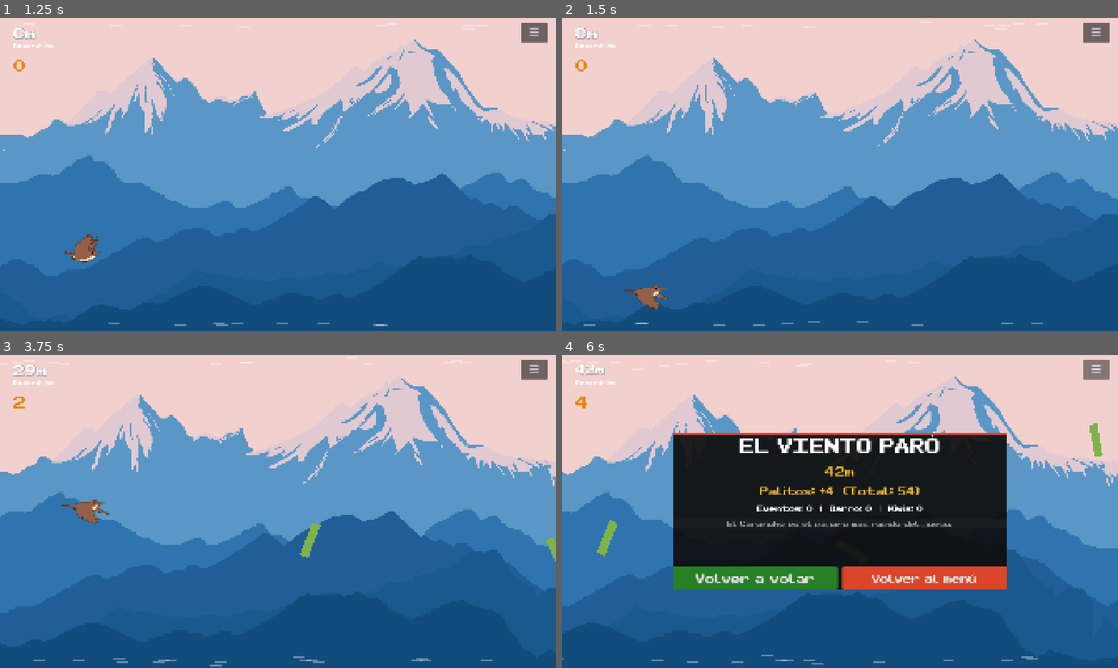
Above: before the commit, frames 1-4 (two rows, left to right).
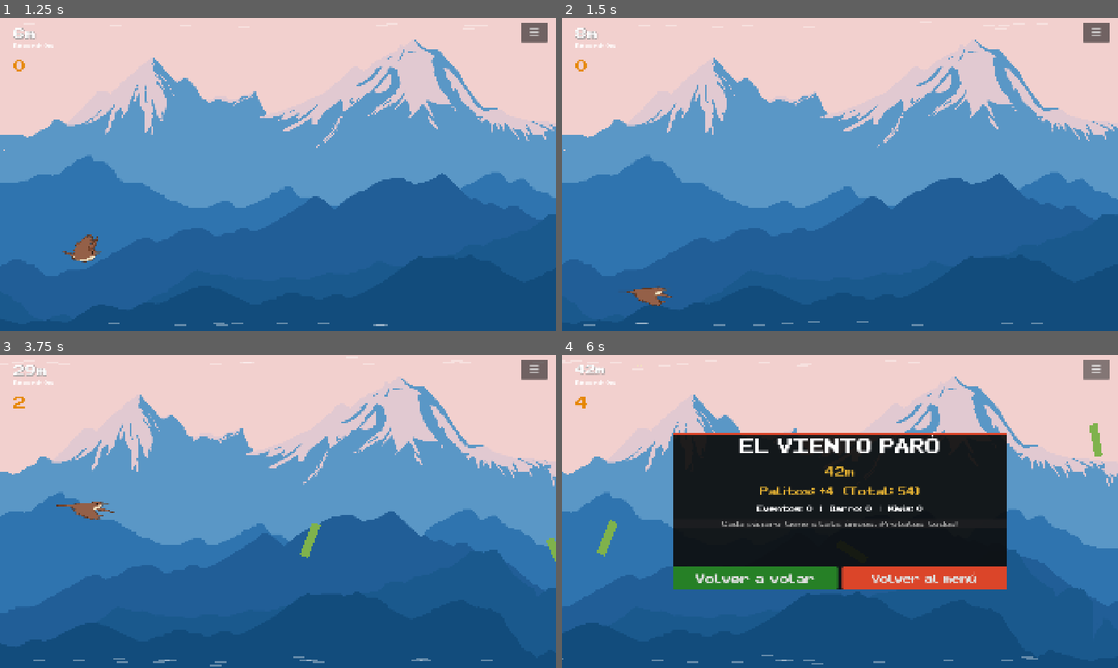
Above: after the commit, the same moments.

Repository: TomasMoreno21/El-Norte
Game: Godot game, scene res://scenes/menu/menu.tscn
Two runs of this game, one before a commit and one after it. Both use one fixed random seed, a clock stepped at 60 frames per second and the inputs below.
Inputs (mouse positions are in pixels of both pictures, inside the frame that each line leads up to):
- Up to frame 1 (1.25 s): click (383, 237) at 0.5 s
- Up to frame 2 (1.5 s): tap Enter at 1.25 s; move the mouse to (962, 158) at 1.27 s; hold D from 1.28 s (still down); tap Tab at 1.35 s; click (962, 158) at 1.42 s
- Up to frame 3 (3.75 s): tap Space at 1.52, 1.82, 2.27, 2.57 s; move the mouse to (166, 527) at 2.02 s; release D at 2.03 s; hold S 2.03-2.78 s; tap Q at 2.1 s; move the mouse to (333, 442) at 2.77 s; hold D 2.78-3.53 s; tap E at 2.85 s; move the mouse to (250, 574) at 3.52 s; hold W from 3.53 s (still down); tap Z at 3.6 s; click (250, 574) at 3.67 s
- Up to frame 4 (6 s): tap Space at 3.77, 4.07, 4.52, 4.82, 5.27, 5.57 s; move the mouse to (1006, 558) at 4.27 s; release W at 4.28 s; hold A 4.28-5.75 s; tap X at 4.35 s; move the mouse to (673, 464) at 5.02 s; tap R at 5.1 s; click "☰" at 5.75 s

Frame 1 is identical in both runs. In frame 2, 0.2% of the frame differs, in the area x 11-20%, y 85-94%; in frame 3, 0.2%; in frame 4, 0.4%, in the area x 28-72%, y 53-55%.

Commit message:
tweak: borrados tips 1,2,11,12

Diff:
--- a/scenes/death_screen/death_screen.gd
+++ b/scenes/death_screen/death_screen.gd
@@ -1,8 +1,6 @@
 extends CanvasLayer
 
 const TIPS := [
-	"Mantené el ritmo: aletear seguido cansa menos que aletear fuerte.",
-	"Los barros cerca del piso son más fáciles de agarrar.",
 	"Si ves el signo '!', prepárate para la tormenta.",
 	"El kiwi aparece cada 20 segundos... estate atento.",
 	"Llegar a las Llanuras da ×1.5 de palitos.",
@@ -11,8 +9,6 @@
 	"Las calmas son un respiro... pero no duran para siempre.",
 	"Usá el escudo en zonas de obstáculos densos.",
 	"El turbo duplica tu distancia recorrida.",
-	"Agarrar 3 barros seguido rápido da combo +1.",
-	"Doble toque rápido = mini turbo gratis.",
 	"Cada pájaro tiene stats únicos. ¡Probalos todos!",
 ]
 
--- a/scenes/player/player.gd
+++ b/scenes/player/player.gd
@@ -120,7 +120,7 @@
 				kill_all_tweens()
 				var base := _original_scale * (0.5 if _miniatura_active else 1.0)
 				var sq := create_tween().set_ease(Tween.EASE_OUT)
-				sq.tween_property(s, "scale", base * Vector2(1.2, 0.8), 0.05)
+				sq.tween_property(s, "scale", base * Vector2(1.5, 0.6), 0.05)
 				sq.tween_property(s, "scale", base, 0.1)
 		velocity.y = storm_flap_override if storm_flap_override != 0.0 else FLAP_VELOCITY * flap_mult
 	else:
